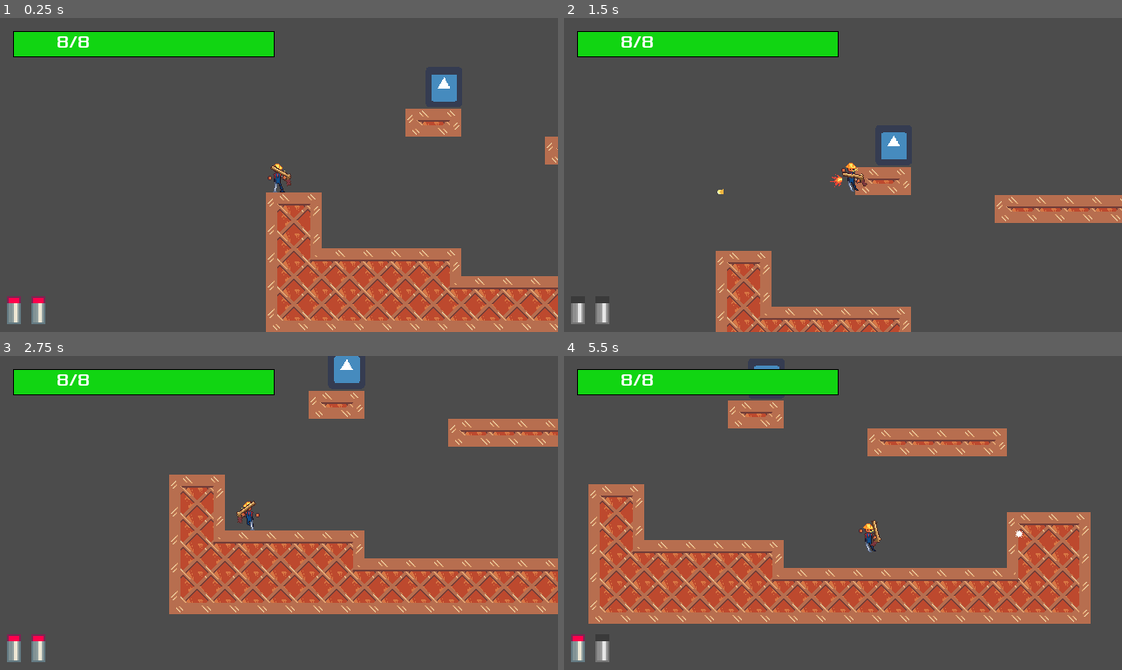
Above: before the commit, frames 1-4 (two rows, left to right).
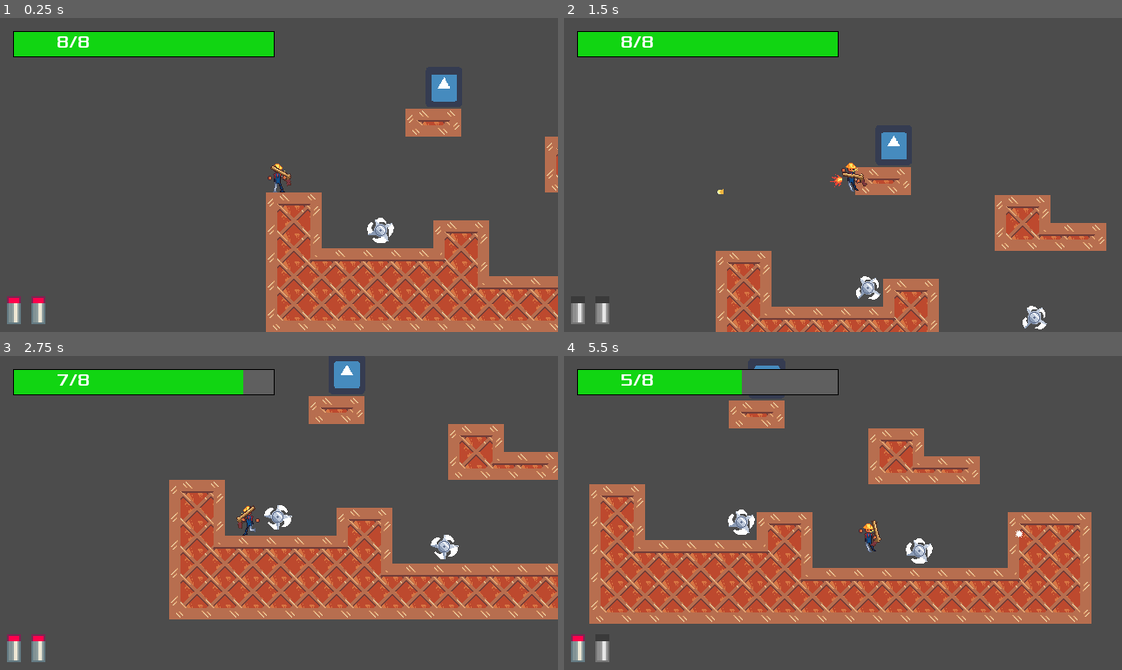
Above: after the commit, the same moments.

Repository: JamesDSource/Cyber-Gunslinger
Game: Godot game, scene res://Game/Level2.tscn
Same seed, same stepped clock (60 frames per second), same inputs: the game is played once before the commit and once after it. This scene is started directly instead of the project's main scene. The engine's default icon, where the game draws it, is replaced by a stand-in: a white triangle on a blue panel in a dark square.
Inputs (mouse positions are in pixels of both pictures, inside the frame that each line leads up to):
- Up to frame 1 (0.25 s): no input
- Up to frame 2 (1.5 s): move the mouse to (965, 159) at 0.52 s; hold Right (Right) from 0.53 s (still down); click (965, 159) at 0.6 s; tap W (Jump) at 0.77 s; move the mouse to (731, 190) at 1.27 s; click (731, 190) at 1.35 s
- Up to frame 3 (2.75 s): tap W (Jump) at 1.52 s; move the mouse to (334, 443) at 2.02 s; release Right (Right) at 2.03 s; hold Left (Left) from 2.03 s (still down); click (334, 443) at 2.1 s
- Up to frame 4 (5.5 s): move the mouse to (815, 575) at 2.77 s; release Left (Left) at 2.78 s; hold Right (Right) 2.78-4.28 s; click (815, 575) at 2.85 s; tap W (Jump) at 3.02, 3.77, 4.52 s; move the mouse to (1010, 560) at 3.52 s; click (1010, 560) at 3.6 s; move the mouse to (675, 465) at 4.27 s; hold Left (Left) 4.28-5.03 s; click (675, 465) at 4.35 s; move the mouse to (870, 513) at 5.02 s; hold Right (Right) from 5.03 s (still down); click (870, 513) at 5.1 s

The runs differ from the first frame. In frame 1, 2.1% of the frame differs, in the area x 65-100%, y 43-87%; in frame 2, 4.9%; in frame 3, 18%, in the area x 10-100%, y 0-84%; in frame 4, 12%.

Commit message:
level 2 cont

Diff:
--- a/Game/Level2.tscn
+++ b/Game/Level2.tscn
@@ -1,12 +1,15 @@
-[gd_scene load_steps=6 format=2]
+[gd_scene load_steps=8 format=2]
 
 [ext_resource path="res://Tilesets/Metal/Metal.tres" type="TileSet" id=1]
 [ext_resource path="res://Player/Player.tscn" type="PackedScene" id=2]
 [ext_resource path="res://Pause/Pause.tscn" type="PackedScene" id=3]
 [ext_resource path="res://icon.png" type="Texture" id=4]
+[ext_resource path="res://sawblade/sawblade.tscn" type="PackedScene" id=5]
 
 [sub_resource type="RectangleShape2D" id=1]
 extents = Vector2( 17, 20 )
+
+[sub_resource type="NavigationPolygon" id=2]
 
 [node name="Level2" type="Node"]
 
@@ -14,7 +17,10 @@
 tile_set = ExtResource( 1 )
 cell_size = Vector2( 32, 32 )
 format = 1
-tile_data = PoolIntArray( 131078, 0, 196608, 131079, 0, 196610, 196619, 0, 196608, 196620, 0, 196609, 196621, 0, 196609, 196622, 0, 196609, 196623, 0, 196610, 327681, 0, 0, 327682, 0, 2, 393217, 0, 65536, 393218, 0, 65538, 393232, 0, 0, 393233, 0, 1, 393234, 0, 2, 458753, 0, 65536, 458754, 0, 131077, 458755, 0, 1, 458756, 0, 1, 458757, 0, 1, 458758, 0, 1, 458759, 0, 2, 458768, 0, 65536, 458769, 0, 65537, 458770, 0, 65538, 524289, 0, 65536, 524290, 0, 65537, 524291, 0, 65537, 524292, 0, 65537, 524293, 0, 65537, 524294, 0, 65537, 524295, 0, 131077, 524296, 0, 1, 524297, 0, 1, 524298, 0, 1, 524299, 0, …(457 unchanged characters)…
+tile_data = PoolIntArray( 131078, 0, 196608, 131079, 0, 196610, 196619, 0, 0, 196620, 0, 2, 262155, 0, 131072, 262156, 0, 196613, 262157, 0, 196609, 262158, 0, 196610, 327681, 0, 0, 327682, 0, 2, 393217, 0, 65536, 393218, 0, 65538, 393223, 0, 0, 393224, 0, 2, 393232, 0, 0, 393233, 0, 1, 393234, 0, 2, 458753, 0, 65536, 458754, 0, 131077, 458755, 0, 1, 458756, 0, 1, 458757, 0, 1, 458758, 0, 1, 458759, 0, 131078, 458760, 0, 65538, 458768, 0, 65536, 458769, 0, 65537, 458770, 0, 65538, 524289, 0, 65536, 524290, 0, 65537, 524291, 0, 65537, 524292, 0, 65537, 524293, 0, 65537, 524294, 0, 65537, 524295, 0, 65537, 524296, 0, 131077, 524297, 0, 1, 524298, 0, 1, 524299, 0, …(457 unchanged characters)…
+__meta__ = {
+"_edit_lock_": true
+}
 
 [node name="Player" parent="." instance=ExtResource( 2 )]
 position = Vector2( 46.669, 137.179 )
@@ -34,3 +40,14 @@
 
 [node name="CollisionShape2D" type="CollisionShape2D" parent="Portal"]
 shape = SubResource( 1 )
+
+[node name="Sawblade" parent="." instance=ExtResource( 5 )]
+position = Vector2( 491.439, 236.881 )
+
+[node name="Sawblade2" parent="." instance=ExtResource( 5 )]
+position = Vector2( 113.844, 203.647 )
+
+[node name="Navigation2D" type="Navigation2D" parent="."]
+
+[node name="NavigationPolygonInstance" type="NavigationPolygonInstance" parent="Navigation2D"]
+navpoly = SubResource( 2 )
